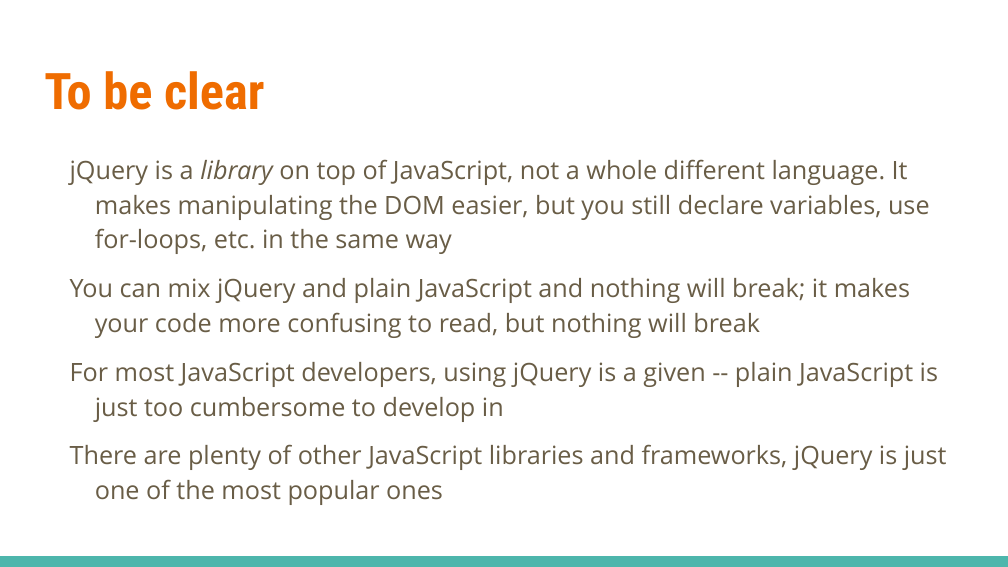
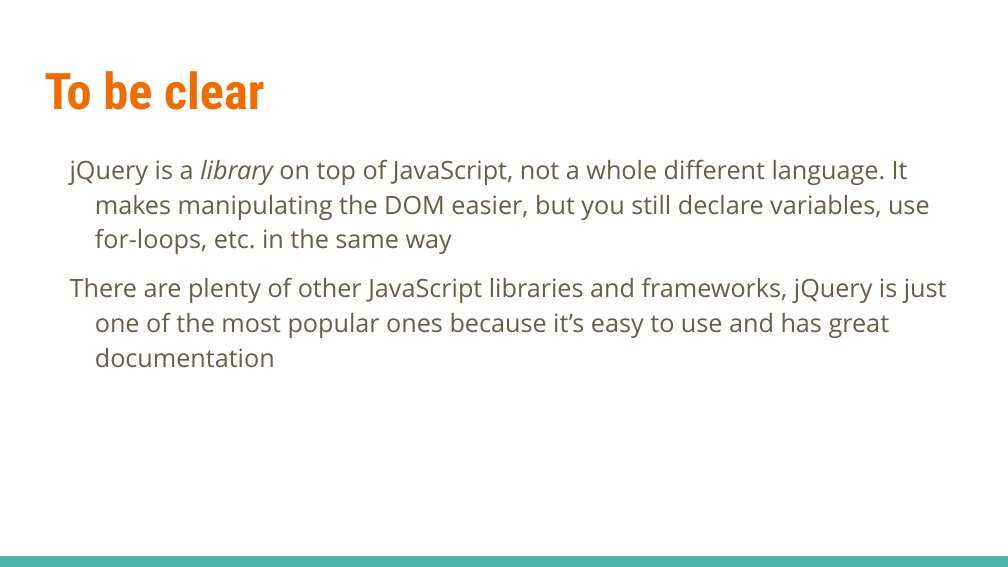
Before and after one commit to linkedin/high-school-trainee, a slide deck: slide 5 of Week_2/Lectures/2.4_JavaScript_jQuery_and_AJAX.pptx. Drawn at 1008x567 pixels with LibreOffice and Linux fonts; fonts in the diff are those of the drawing. Boxes give left, top, right and bottom in pixels: in the first picture for what was removed or moved away, otherwise in the second. Text is boxed around its words. In the diff, an @@ line names an element or a change of style, - is before the commit and + after.

```diff
--- a/Week_2/Lectures/2.4_JavaScript_jQuery_and_AJAX.pptx
+++ b/Week_2/Lectures/2.4_JavaScript_jQuery_and_AJAX.pptx
@@ text at (70,277,947,368): text changed @@
-You can mix jQuery and plain JavaScript and nothing will break; it makes your code more confusing to read, but nothing will break
-For most JavaScript developers, using jQuery is a given -- plain JavaScript is just too cumbersome to develop in
-There are plenty of other JavaScript libraries and frameworks, jQuery is just one of the most popular ones
+There are plenty of other JavaScript libraries and frameworks, jQuery is just one of the most popular ones because it’s easy to use and has great documentation
```
Also in this commit, not shown: 9 other slides changed, 1 slide added, 16 other files.
